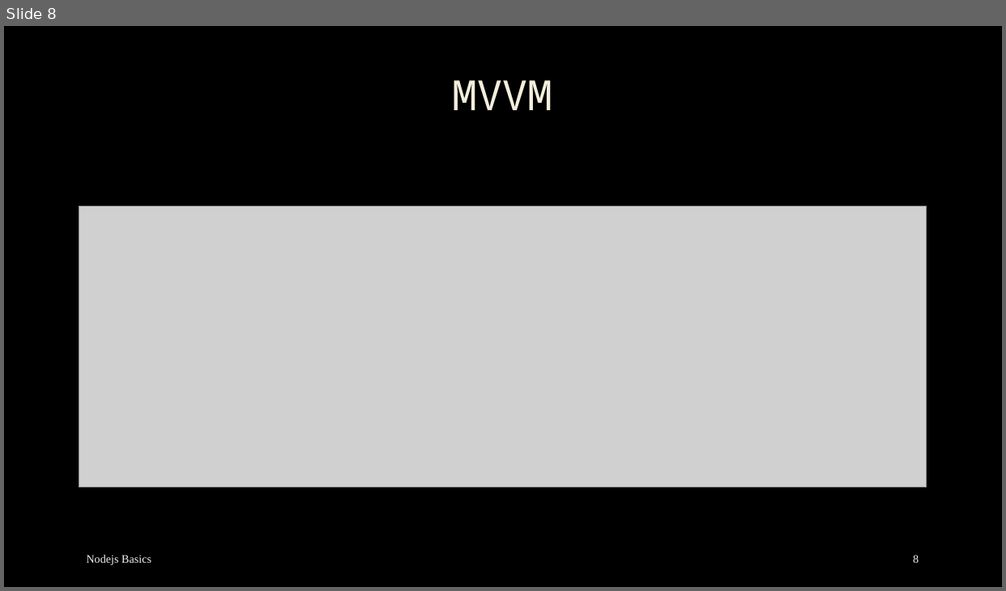
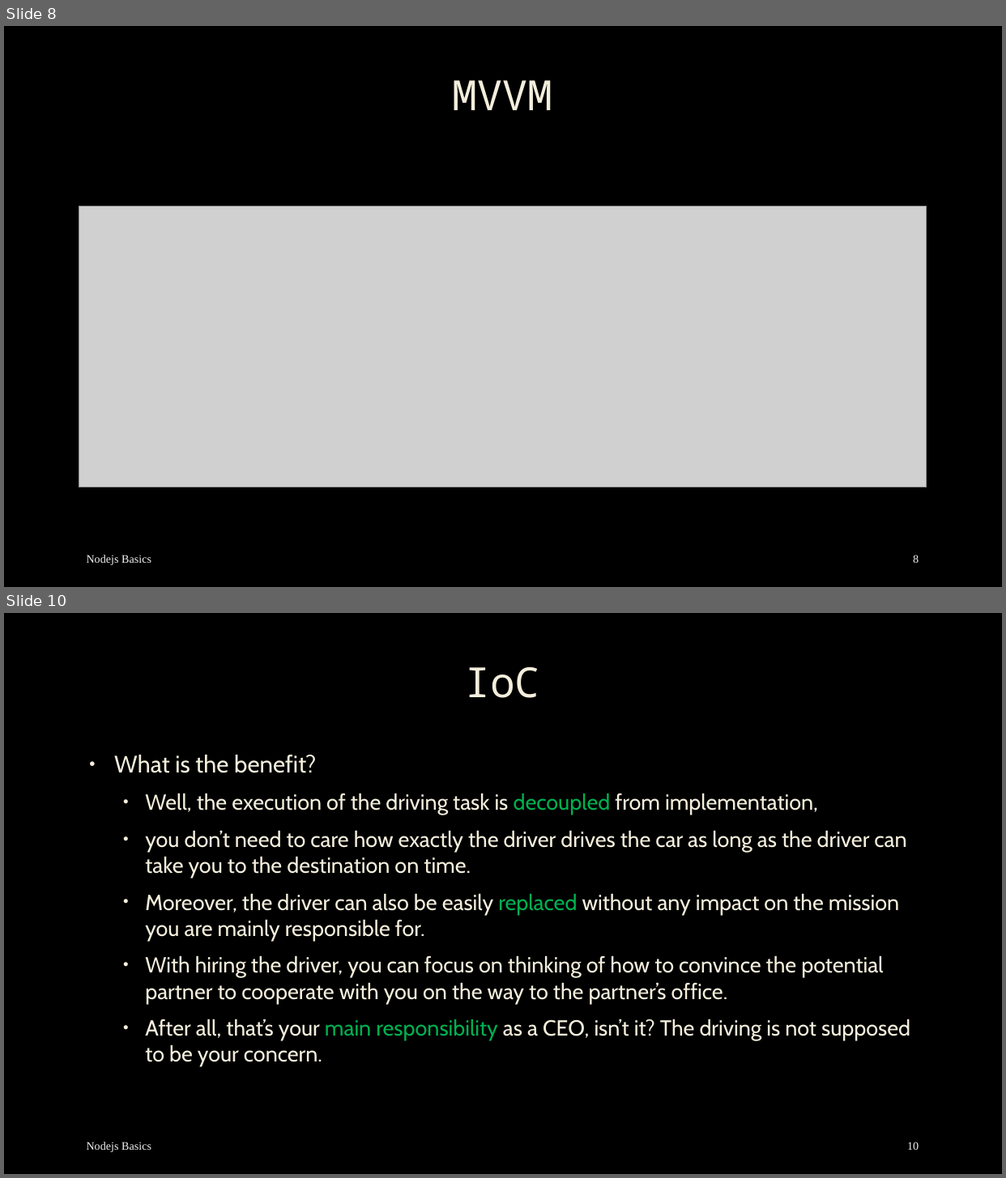
Before and after one commit to mostafa8026/nestjs-course, a slide deck: dp/dp-02.pptx. Shown one above the other, each under a label of ours: slide 8 before the commit, slides 8 and 10 after it; the slides between them are not shown. The pictures are 1006x591 and 1006x1178 pixels, drawn with LibreOffice and Linux fonts; fonts in the diff are those of the drawing; grey boxes stand for pictures; background and template pictures are left out. Boxes give left, top, right and bottom in pixels: in the first picture for what was removed or moved away, otherwise in the second. Text is boxed around its words. In the diff, an @@ line names an element or a change of style, - is before the commit and + after.

```diff
--- a/dp/dp-02.pptx
+++ b/dp/dp-02.pptx
@@ slide 10 added at [4, 613, 1002, 1174], background picture (left out) @@
@@ title added at [465, 667, 539, 698], 40 pt, text #F4EEDC @@
+IoC
@@ text added at [114, 755, 910, 1067], 21 pt, text #F4EEDC @@
+• What is the benefit?
+  • Well, the execution of the driving task is decoupled from implementation,
+  • you don’t need to care how exactly the driver drives the car as long as the driver can take you to the destination on time.
+  • Moreover, the driver can also be easily replaced without any impact on the mission you are mainly responsible for.
+  • With hiring the driver, you can focus on thinking of how to convince the potential partner to cooperate with you on the way to the partner’s office.
+  • After all, that’s your main responsibility as a CEO, isn’t it? The driving is not supposed to be your concern.
@@ text added at [87, 1142, 151, 1152], 11 pt, text #F2F2F2 @@
+Nodejs Basics
@@ page number added at [907, 1142, 918, 1150], 11 pt, text #F2F2F2 @@
+10
```
Also in this commit, not shown: 2 slides changed, 7 other slides added, 1 slide removed, 8 other files.
